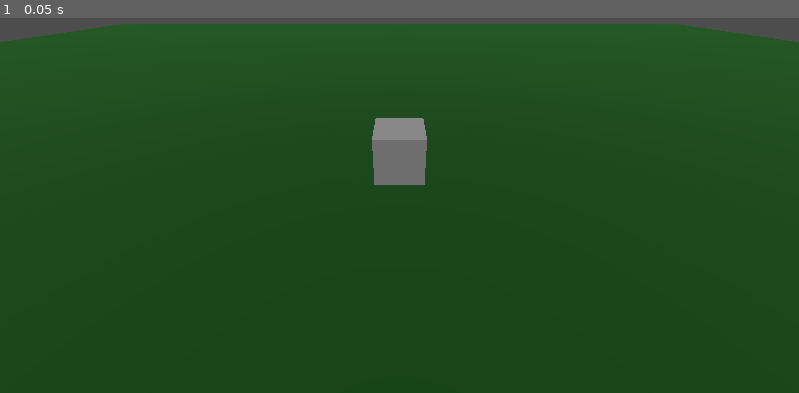
Above: before the commit, frame 1.
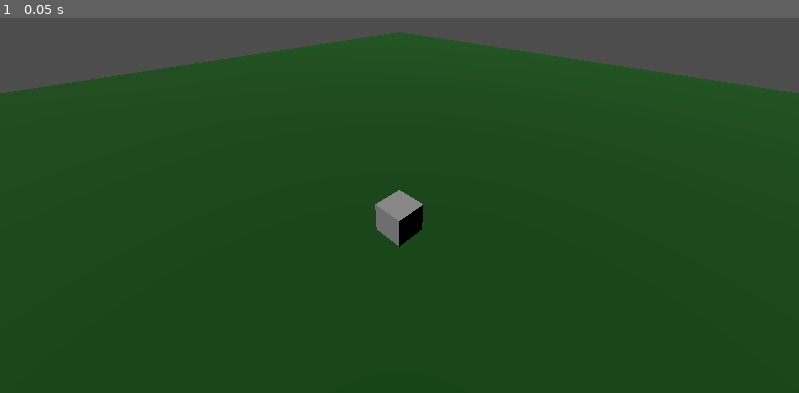
Above: after the commit, the same moment.

Repository: whysguy52/LD-Jam-53
Game: Godot game, scene res://scenes/world.tscn
Two runs of this game, one before a commit and one after it. Both use one fixed random seed, a clock stepped at 60 frames per second and the inputs below.
Inputs:
- Up to frame 1 (0.05 s): no input

The runs differ from the first frame. In frame 1, 11% of the frame differs, in the area x 0-100%, y 1-62%.

Commit message:
init camera controller (broken), box obj asset testing

Diff:
--- /dev/null
+++ b/objs/box/box.tscn
@@ -0,0 +1,12 @@
+[gd_scene load_steps=3 format=3 uid="uid://dn868fx4bci6h"]
+
+[ext_resource type="PackedScene" uid="uid://d2xu3si3f5wo0" path="res://assets/3d/box/Box.blend" id="1_bwmvr"]
+
+[sub_resource type="BoxShape3D" id="BoxShape3D_7agei"]
+
+[node name="box" type="StaticBody3D"]
+
+[node name="mesh" parent="." instance=ExtResource("1_bwmvr")]
+
+[node name="collision" type="CollisionShape3D" parent="."]
+shape = SubResource("BoxShape3D_7agei")
--- /dev/null
+++ b/objs/camera_controller/camera_controller.gd
@@ -0,0 +1,67 @@
+extends Camera3D
+
+const MAX_SPEED = 5
+const ACCEL = 4.5
+const DEACCEL = 16
+
+var dir = Vector3()
+var is_disabled = false
+var velocity = Vector3()
+
+# Called when the node enters the scene tree for the first time.
+func _ready():
+  Input.set_mouse_mode(Input.MOUSE_MODE_HIDDEN)
+  Input.set_mouse_mode(Input.MOUSE_MODE_CAPTURED)
+
+func _physics_process(delta):
+  if is_disabled:
+    return
+
+  process_input()
+  process_movement(delta)
+
+func process_input():
+  dir = Vector3()
+  var cam_xform = get_global_transform()
+  var input_movement_vector = Vector2()
+
+  if Input.is_action_pressed("cam_forward"):
+    input_movement_vector.y += 1
+  if Input.is_action_pressed("cam_backward"):
+      input_movement_vector.y -= 1
+  if Input.is_action_pressed("cam_strafe_left"):
+    input_movement_vector.x -= 1
+  if Input.is_action_pressed("cam_strafe_right"):
+    input_movement_vector.x += 1
+
+  input_movement_vector = input_movement_vector.normalized()
+  dir += -cam_xform.basis.z.normalized() * input_movement_vector.y
+  dir += cam_xform.basis.x.normalized() * input_movement_vector.x
+
+func process_movement(delta):
+  dir.y = 0
+  dir = dir.normalized()
+
+  var hvel = velocity
+  hvel.y = 0
+
+  var target = dir * MAX_SPEED
+
+  var accel
+  if dir.dot(hvel) > 0:
+    accel = ACCEL
+  else:
+    accel = DEACCEL
+
+  hvel = hvel.lerp(target, accel * delta)
+  velocity.x = hvel.x
+  velocity.z = hvel.z
+
+  # move_and_slide()
+
+func _input(event):
+  if is_disabled:
+    return
+
+  # if event is InputEventMouseMotion and Input.get_mouse_mode() == Input.MOUSE_MODE_CAPTURED:
+    # do zoom stuff here
--- /dev/null
+++ b/objs/camera_controller/camera_controller.tscn
@@ -0,0 +1,7 @@
+[gd_scene load_steps=2 format=3 uid="uid://bqpnfqhxvmbho"]
+
+[ext_resource type="Script" path="res://objs/camera_controller/camera_controller.gd" id="1_87lhv"]
+
+[node name="camera_controller" type="Camera3D"]
+transform = Transform3D(0.707107, -0.385118, 0.59303, 0, 0.838671, 0.544639, -0.707107, -0.385118, 0.59303, 4.675, 0, 4.668)
+script = ExtResource("1_87lhv")
--- a/project.godot
+++ b/project.godot
@@ -14,3 +14,36 @@
 run/main_scene="res://scenes/world.tscn"
 config/features=PackedStringArray("4.0", "Forward Plus")
 config/icon="res://icon.svg"
+
+[input]
+
+cam_strafe_right={
+"deadzone": 0.5,
+"events": [Object(InputEventKey,"resource_local_to_scene":false,"resource_name":"","device":0,"window_id":0,"alt_pressed":false,"shift_pressed":false,"ctrl_pressed":false,"meta_pressed":false,"pressed":false,"keycode":0,"physical_keycode":68,"key_label":0,"unicode":0,"echo":false,"script":null)
+]
+}
+cam_strafe_left={
+"deadzone": 0.5,
+"events": [Object(InputEventKey,"resource_local_to_scene":false,"resource_name":"","device":-1,"window_id":0,"alt_pressed":false,"shift_pressed":false,"ctrl_pressed":false,"meta_pressed":false,"pressed":false,"keycode":0,"physical_keycode":65,"key_label":0,"unicode":97,"echo":false,"script":null)
+]
+}
+cam_forward={
+"deadzone": 0.5,
+"events": [Object(InputEventKey,"resource_local_to_scene":false,"resource_name":"","device":-1,"window_id":0,"alt_pressed":false,"shift_pressed":false,"ctrl_pressed":false,"meta_pressed":false,"pressed":false,"keycode":0,"physical_keycode":87,"key_label":0,"unicode":119,"echo":false,"script":null)
+]
+}
+cam_backward={
+"deadzone": 0.5,
+"events": [Object(InputEventKey,"resource_local_to_scene":false,"resource_name":"","device":-1,"window_id":0,"alt_pressed":false,"shift_pressed":false,"ctrl_pressed":false,"meta_pressed":false,"pressed":false,"keycode":0,"physical_keycode":83,"key_label":0,"unicode":115,"echo":false,"script":null)
+]
+}
+cam_zoom_in={
+"deadzone": 0.5,
+"events": [Object(InputEventMouseButton,"resource_local_to_scene":false,"resource_name":"","device":-1,"window_id":0,"alt_pressed":false,"shift_pressed":false,"ctrl_pressed":false,"meta_pressed":false,"button_mask":0,"position":Vector2(0, 0),"global_position":Vector2(0, 0),"factor":1.0,"button_index":4,"pressed":false,"double_click":false,"script":null)
+]
+}
+cam_zoom_out={
+"deadzone": 0.5,
+"events": [Object(InputEventMouseButton,"resource_local_to_scene":false,"resource_name":"","device":-1,"window_id":0,"alt_pressed":false,"shift_pressed":false,"ctrl_pressed":false,"meta_pressed":false,"button_mask":0,"position":Vector2(0, 0),"global_position":Vector2(0, 0),"factor":1.0,"button_index":5,"pressed":false,"double_click":false,"script":null)
+]
+}
--- a/scenes/world.tscn
+++ b/scenes/world.tscn
@@ -1,4 +1,6 @@
-[gd_scene load_steps=5 format=3 uid="uid://cqmr4i4hk6v1"]
+[gd_scene load_steps=6 format=3 uid="uid://cqmr4i4hk6v1"]
+
+[ext_resource type="PackedScene" uid="uid://bqpnfqhxvmbho" path="res://objs/camera_controller/camera_controller.tscn" id="1_ffqe8"]
 
 [sub_resource type="WorldBoundaryShape3D" id="WorldBoundaryShape3D_4aepd"]
 
@@ -10,9 +12,6 @@
 [sub_resource type="BoxMesh" id="BoxMesh_smo2k"]
 
 [node name="world" type="Node3D"]
-
-[node name="camera" type="Camera3D" parent="."]
-transform = Transform3D(1, 0, 0, 0, 0.844805, 0.535075, 0, -0.535075, 0.844805, 0, 3.7457, 5.25387)
 
 [node name="ground" type="StaticBody3D" parent="."]
 transform = Transform3D(3, 0, 0, 0, 3, 0, 0, 0, 3, 0, 0, 0)
@@ -31,3 +30,6 @@
 [node name="test_box" type="MeshInstance3D" parent="."]
 transform = Transform3D(1, 0, 0, 0, 1, 0, 0, 0, 1, 0, 0.854625, 0)
 mesh = SubResource("BoxMesh_smo2k")
+
+[node name="camera_controller" parent="." instance=ExtResource("1_ffqe8")]
+transform = Transform3D(0.707107, -0.385118, 0.59303, 0, 0.838671, 0.544639, -0.707107, -0.385118, 0.59303, 4.675, 6.9, 4.668)
